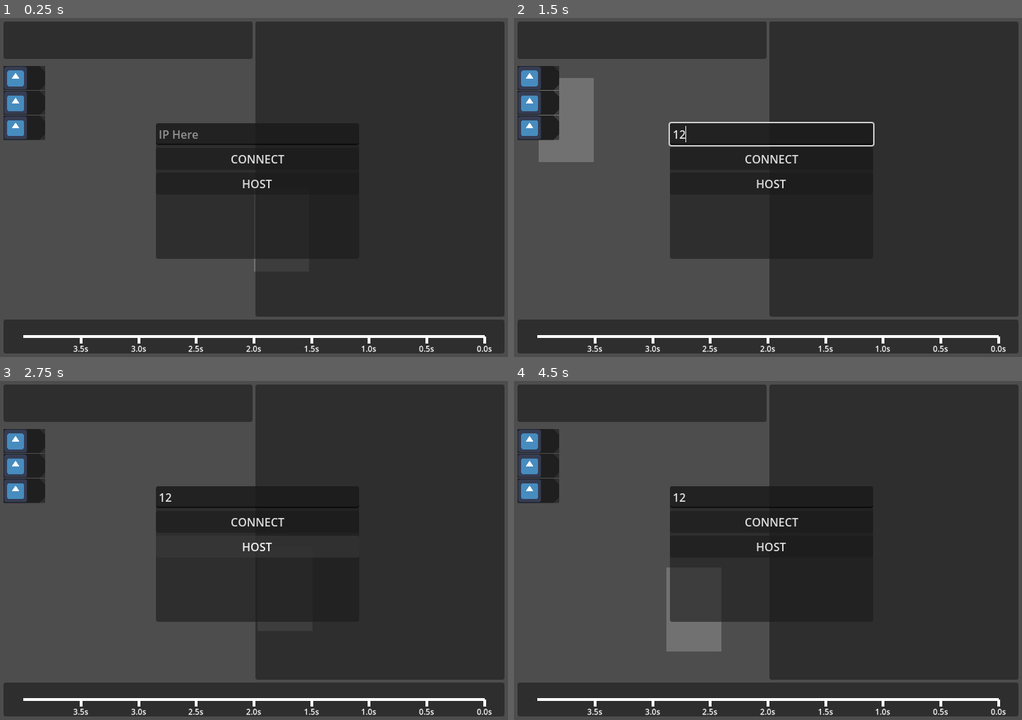
Above: before the commit, frames 1-4 (two rows, left to right).
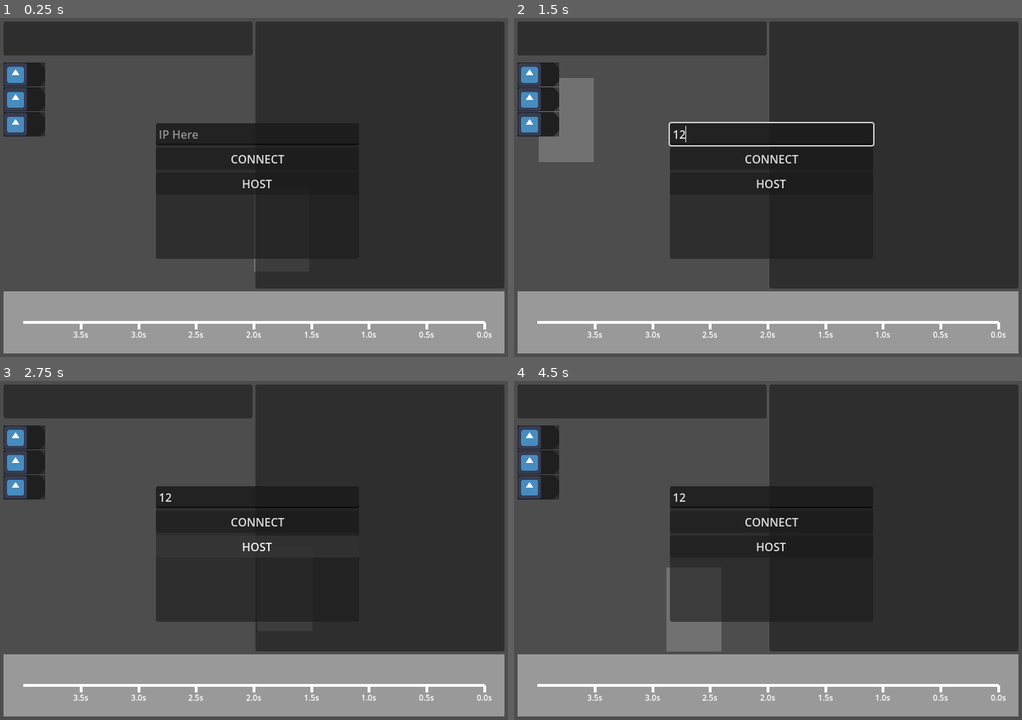
Above: after the commit, the same moments.

Repository: GlitchAnims/latent-depths
Game: Godot game, scene res://scenes/stronghold.tscn
Two runs of this game, one before a commit and one after it. Both use one fixed random seed, a clock stepped at 60 frames per second and the inputs below. The engine's default icon, where the game draws it, is replaced by a stand-in: a white triangle on a blue panel in a dark square.
Inputs (mouse positions are in pixels of both pictures, inside the frame that each line leads up to):
- Up to frame 1 (0.25 s): no input
- Up to frame 2 (1.5 s): click (773, 133) at 0.52 s; type "12" at 0.6 s; click (539, 79) at 1.27 s
- Up to frame 3 (2.75 s): click "HOST" at 2 s
- Up to frame 4 (4.5 s): click "CONNECT" at 2.75 s; move the mouse to (879, 533) at 3.52 s; hold D (ACT_East) 3.53-4.28 s; hold Shift (ACT_Shift) 3.53-4.28 s; move the mouse to (666, 567) at 4.27 s; hold S (ACT_South) from 4.28 s (still down); click (666, 567) at 4.35 s

The runs differ from the first frame. In frame 1, 19% of the frame differs, in the area x 0-100%, y 10-99%; in frame 2, 19%; in frame 3, 19%; in frame 4, 19%.

Commit message:
I have come no closer to understand

Diff:
--- a/scenes/HUD/skillstruction_marker_big.tscn
+++ b/scenes/HUD/skillstruction_marker_big.tscn
@@ -27,24 +27,15 @@
 metadata/_custom_type_script = "uid://bpr0hk4cpc3xw"
 metadata/_edit_lock_ = true
 
-[node name="GraphHolder" type="Control" parent="." unique_id=1819909001]
-custom_minimum_size = Vector2(10, 10)
-custom_maximum_size = Vector2(10, 10)
-anchors_preset = 0
-offset_right = 40.0
-offset_bottom = 40.0
-mouse_filter = 2
-metadata/_edit_lock_ = true
-
-[node name="Encompass" type="Panel" parent="GraphHolder" unique_id=1136800 node_paths=PackedStringArray("Logic_Node")]
+[node name="Encompass" type="Panel" parent="." unique_id=1136800 node_paths=PackedStringArray("Logic_Node")]
 layout_mode = 0
 offset_left = -72.0
 offset_top = -146.0
 theme_override_styles/panel = ExtResource("2_5mdd4")
 script = ExtResource("3_eahn4")
-Logic_Node = NodePath("../..")
+Logic_Node = NodePath("..")
 
-[node name="FocusColor" type="ColorRect" parent="GraphHolder" unique_id=1239727081]
+[node name="FocusColor" type="ColorRect" parent="." unique_id=1239727081]
 layout_mode = 0
 offset_left = -70.0
 offset_top = -144.0
@@ -53,7 +44,7 @@
 mouse_filter = 2
 color = Color(0, 0, 0, 1)
 
-[node name="Timer" type="Label" parent="GraphHolder" unique_id=1653088211]
+[node name="Timer" type="Label" parent="." unique_id=1653088211]
 layout_mode = 0
 offset_left = -70.0
 offset_top = -31.0
@@ -63,7 +54,7 @@
 horizontal_alignment = 1
 vertical_alignment = 1
 
-[node name="UnitIcon" type="TextureRect" parent="GraphHolder" unique_id=379927329]
+[node name="UnitIcon" type="TextureRect" parent="." unique_id=379927329]
 layout_mode = 0
 offset_left = -68.0
 offset_top = -142.0
@@ -74,7 +65,7 @@
 expand_mode = 1
 stretch_mode = 5
 
-[node name="InstructionIcon" type="TextureRect" parent="GraphHolder" unique_id=255875173]
+[node name="InstructionIcon" type="TextureRect" parent="." unique_id=255875173]
 layout_mode = 0
 offset_left = -59.0
 offset_top = -74.0
@@ -85,7 +76,7 @@
 expand_mode = 1
 stretch_mode = 5
 
-[node name="Team" type="Label" parent="GraphHolder" unique_id=1875343027]
+[node name="Team" type="Label" parent="." unique_id=1875343027]
 layout_mode = 0
 offset_left = -70.0
 offset_top = -174.0
--- a/scenes/stronghold.tscn
+++ b/scenes/stronghold.tscn
@@ -19,6 +19,8 @@
 content_margin_top = 5.0
 content_margin_right = 5.0
 content_margin_bottom = 5.0
+
+[sub_resource type="StyleBoxFlat" id="StyleBoxFlat_ptabd"]
 
 [node name="Stronghold" type="Node" unique_id=495344873]
 script = ExtResource("1_mw8q0")
@@ -134,6 +136,7 @@
 layout_mode = 2
 size_flags_horizontal = 3
 mouse_filter = 2
+theme_override_styles/panel = SubResource("StyleBoxFlat_ptabd")
 
 [node name="RulerLine" type="Line2D" parent="Encompass/VBox1/Timeline/Ruler" unique_id=2024940109]
 points = PackedVector2Array(0, 20, 600, 20)
--- a/scripts/HUD/BattleTimeline.gd
+++ b/scripts/HUD/BattleTimeline.gd
@@ -11,6 +11,7 @@
 const si_marker_scene: PackedScene = preload("res://scenes/HUD/skillstruction_marker.tscn")
 const si_marker_big_scene: PackedScene = preload("res://scenes/HUD/skillstruction_marker_big.tscn")
 const si_marker_big_width: float = 72.0
+const si_marker_big_height: float = 146.0
 
 var myturn_list: Array[TimelineMarker] = []
 var secondmarker_list: Array[TimelineMarker_Seconds] = []
@@ -22,7 +23,7 @@
 
 func UpdateSize(set_client_scale: float, item_scale: Vector2) -> void:
 	client_scale = set_client_scale
-	custom_minimum_size = Vector2(64,si_marker_big_width*client_scale)
+	custom_minimum_size = Vector2(64,si_marker_big_height*client_scale*0.9)
 	for marker: SkillstructionMarkerBig in si_marker_big_list:
 		marker.scale = item_scale * 0.9
 
@@ -256,7 +257,7 @@
 		if not marker_visible: continue
 
 		var order: SkillInsOrder = order_list[i]
-		marker.position = line_end - Vector2(si_marker_big_offset * client_scale * 0.9,0)
+		marker.position = ruler_vec - Vector2(si_marker_big_offset * client_scale * 0.9,0)
 		si_marker_big_offset += si_marker_big_width
 
 		var unit: Unit = order.unit
--- a/scripts/HUD/SkillstructionMarkerBig.gd
+++ b/scripts/HUD/SkillstructionMarkerBig.gd
@@ -1,22 +1,17 @@
 class_name SkillstructionMarkerBig extends Control
 
-@onready var GraphHolder_Node: Control = $"GraphHolder"
-@onready var Encompass_Node: Panel = $"GraphHolder/Encompass"
-@onready var TimerLabel_Node: Label = $"GraphHolder/Timer"
-@onready var TeamLabel_Node: Label = $"GraphHolder/Team"
-@onready var UnitIcon_Node: TextureRect = $"GraphHolder/UnitIcon"
-@onready var InstructionIcon_Node: TextureRect = $"GraphHolder/InstructionIcon"
-@onready var FocusColor_Node: ColorRect = $"GraphHolder/FocusColor"
+@onready var Encompass_Node: Panel = $"Encompass"
+@onready var TimerLabel_Node: Label = $"Timer"
+@onready var TeamLabel_Node: Label = $"Team"
+@onready var UnitIcon_Node: TextureRect = $"UnitIcon"
+@onready var InstructionIcon_Node: TextureRect = $"InstructionIcon"
+@onready var FocusColor_Node: ColorRect = $"FocusColor"
 
 const icon_walk: AtlasTexture = preload("res://sprites/Icons/Atlas/walk.tres")
 const icon_special: AtlasTexture = preload("res://sprites/Icons/Atlas/special.tres")
 const icon_default: Texture = preload("res://sprites/UnitSprites/Firefist/dmg.png")
 var unit_ref: Unit = null
 
-func SetHeightLevel(level: int) -> void:
-
-	var graph_height: float = level * 20.0
-	GraphHolder_Node.position.y = -graph_height
 
 func SetTimer(timer: int) -> void:
 	TimerLabel_Node.text = String.num(float(timer) / BattleTimeline.time_per_second, 2) + "s"
